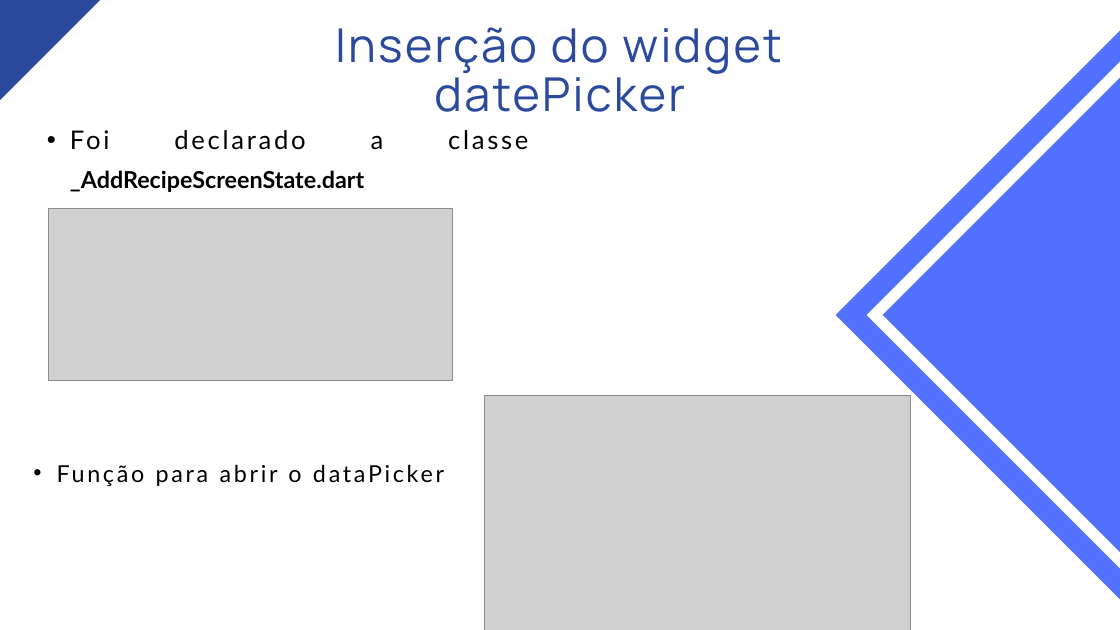
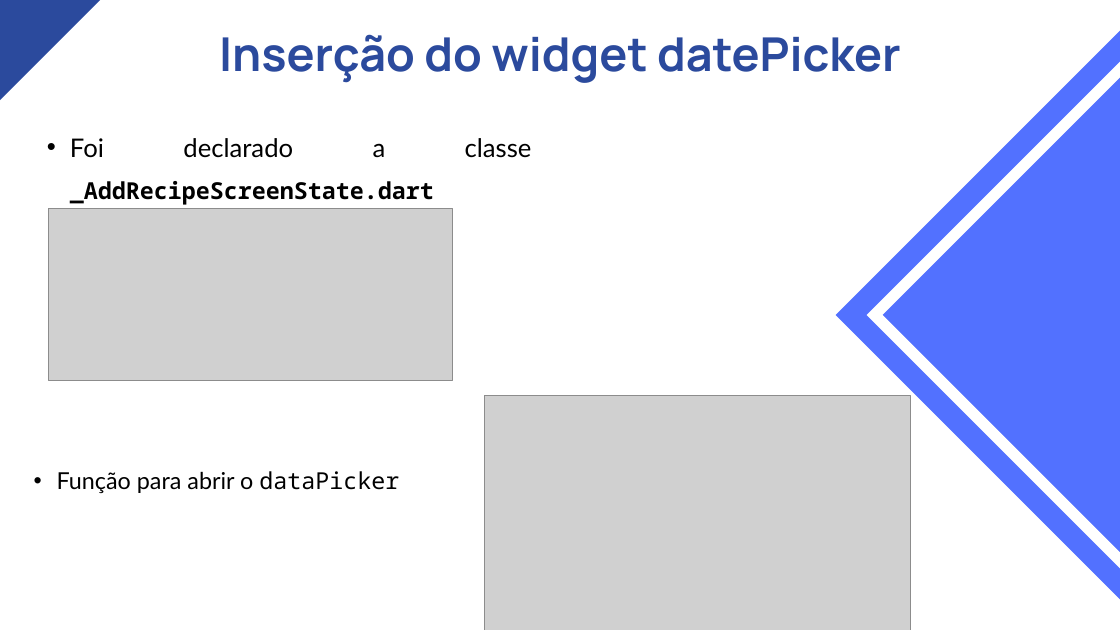
Before and after one commit to nataliascosta/Flutter, a slide deck: slide 10 of Módulo 10 - Componentes de formulários/Módulo X - Componentes de Formulários.pptx. Drawn at 1120x630 pixels with LibreOffice and Linux fonts; fonts in the diff are those of the drawing; grey boxes stand for pictures. Boxes give left, top, right and bottom in pixels: in the first picture for what was removed or moved away, otherwise in the second. Text is boxed around its words. In the diff, an @@ line names an element or a change of style, - is before the commit and + after.

```diff
--- a/Módulo 10 - Componentes de formulários/Módulo X - Componentes de Formulários.pptx
+++ b/Módulo 10 - Componentes de formulários/Módulo X - Componentes de Formulários.pptx
@@ text "Inserção do widget datePicker": place and size @@
-text "Inserção do widget datePicker" at (335, 27, 781, 112)
+text "Inserção do widget datePicker" at (219, 34, 901, 83)
@@ text "Inserção do widget datePicker" at (219, 34, 901, 83): letter spacing 3 to 0 pt, bold on; line spacing 63pt to 1.05 @@
@@ text "Foi declarado a classe _AddRecipeScreenState.dart" at (70, 138, 434, 205): font Lato to Noto Sans Mono in "_AddRecipeScreenState.dart"; letter spacing 3.5 to 0 pt in "Foi declarado a classe"; line spacing 49pt to 1.48 @@
@@ text "Função para abrir o dataPicker" at (57, 471, 399, 493): font Lato to Noto Sans Mono in "dataPicker"; letter spacing 3.5 to 0 pt; line spacing 49pt to 1.63 @@
```
Also in this commit, not shown: 13 other slides changed, 2 other files.
